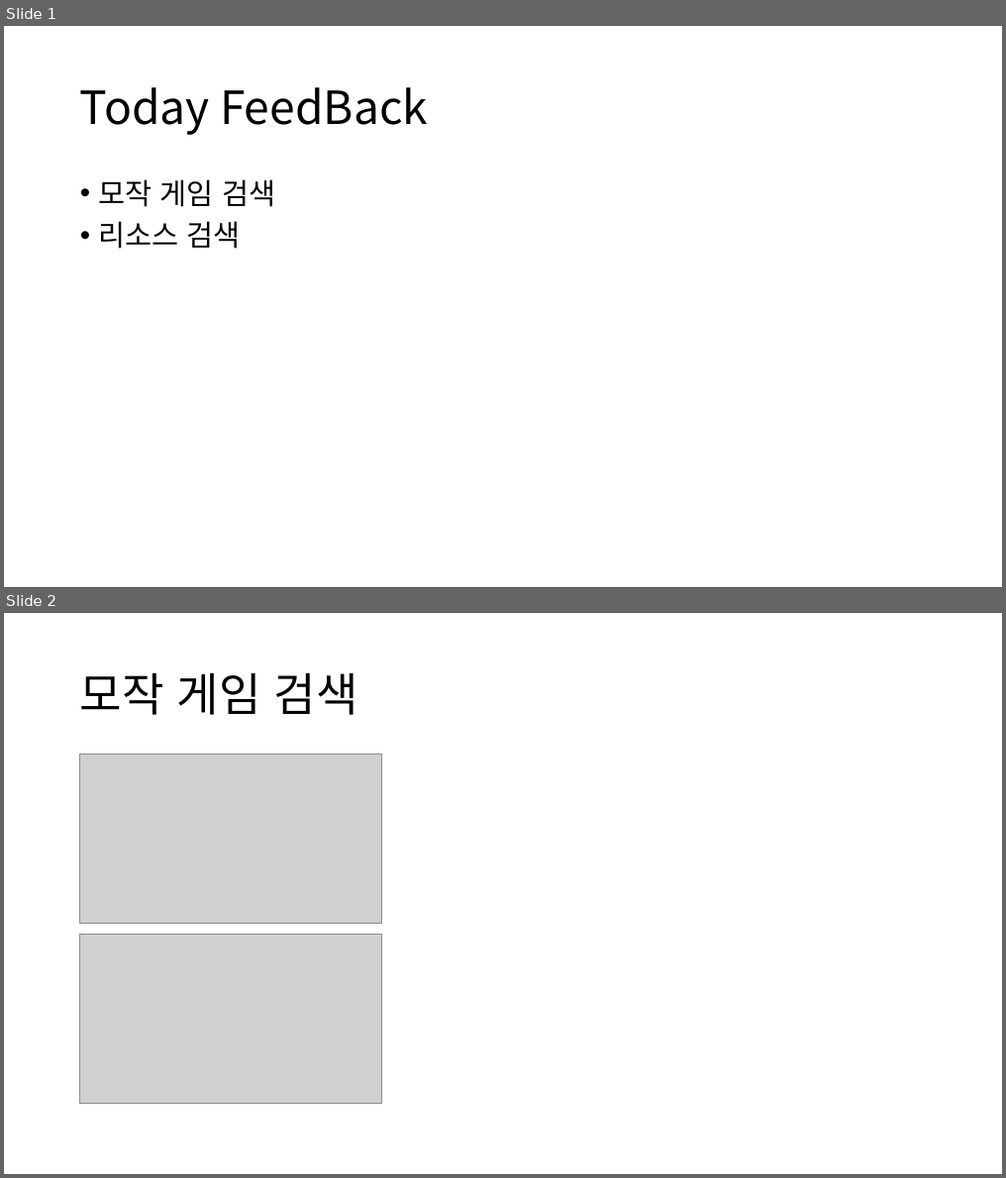
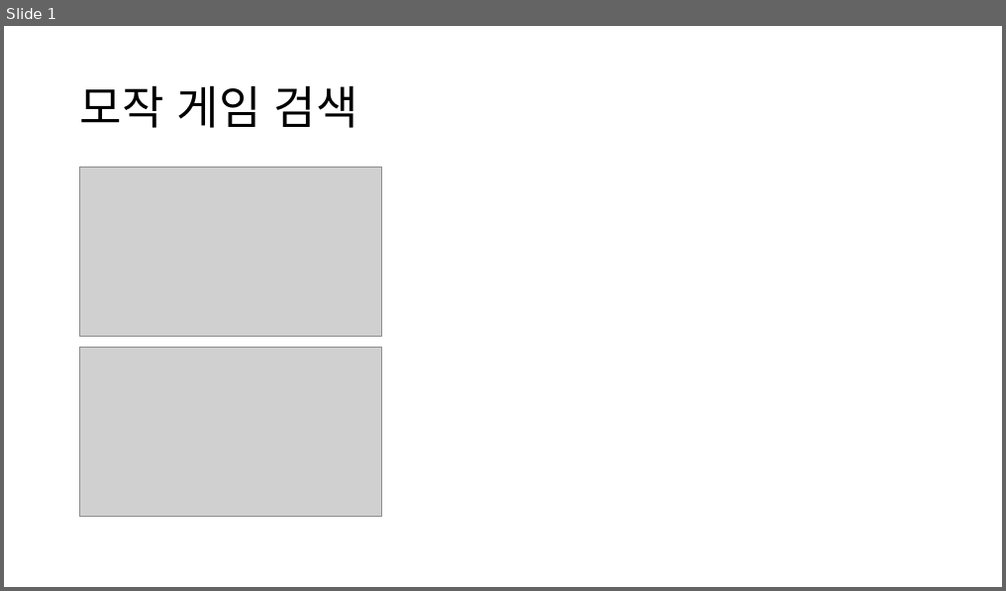
Before and after one commit to dydtjr0316/C2S_Internship, a slide deck: 99Daily Report/99OutPut/0708DailyReport.pptx. Shown one above the other, each under a label of ours: slides 1 and 2 before the commit, slide 1 after it. The pictures are 1006x1178 and 1006x591 pixels, drawn with LibreOffice and Linux fonts; fonts in the diff are those of the drawing; grey boxes stand for pictures. Boxes give left, top, right and bottom in pixels: in the first picture for what was removed or moved away, otherwise in the second. Text is boxed around its words. In the diff, an @@ line names an element or a change of style, - is before the commit and + after.

```diff
--- a/99Daily Report/99OutPut/0708DailyReport.pptx
+++ b/99Daily Report/99OutPut/0708DailyReport.pptx
@@ slide 1 removed at bbox=[4, 26, 1002, 587], background #FFFFFF @@
@@ title removed at bbox=[80, 87, 428, 135] @@
-Today FeedBack
@@ text removed at bbox=[99, 179, 275, 249] @@
-• 모작 게임 검색
-• 리소스 검색
@@ what was slide 2 is now slide 1 @@
```
Also in this commit, not shown: 1 other slide removed.
